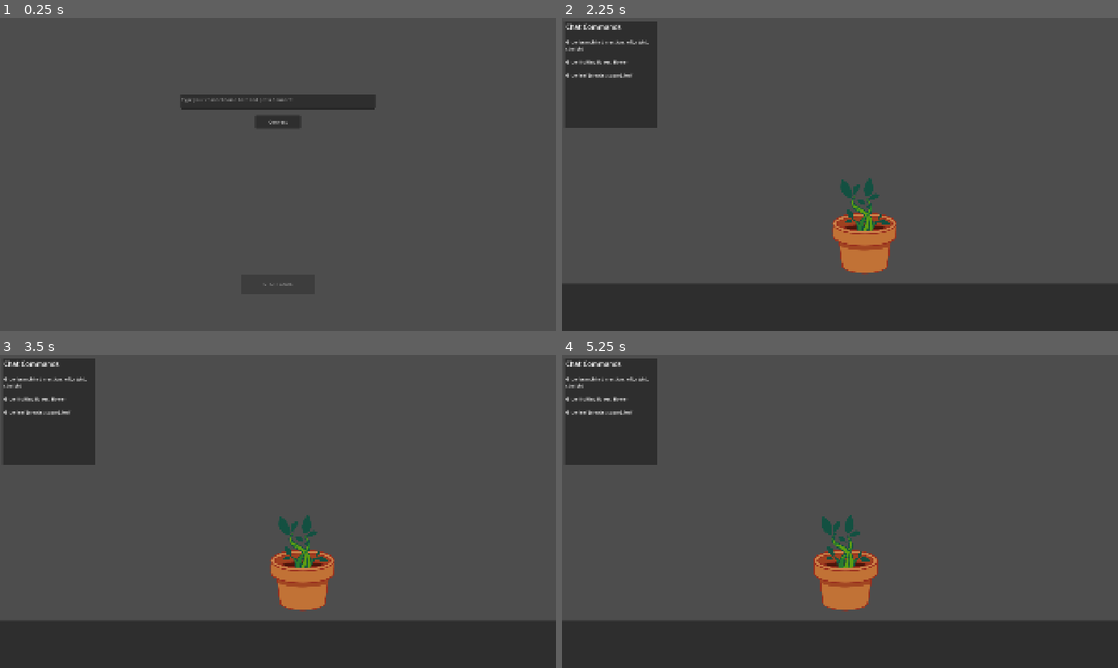
Above: before the commit, frames 1-4 (two rows, left to right).
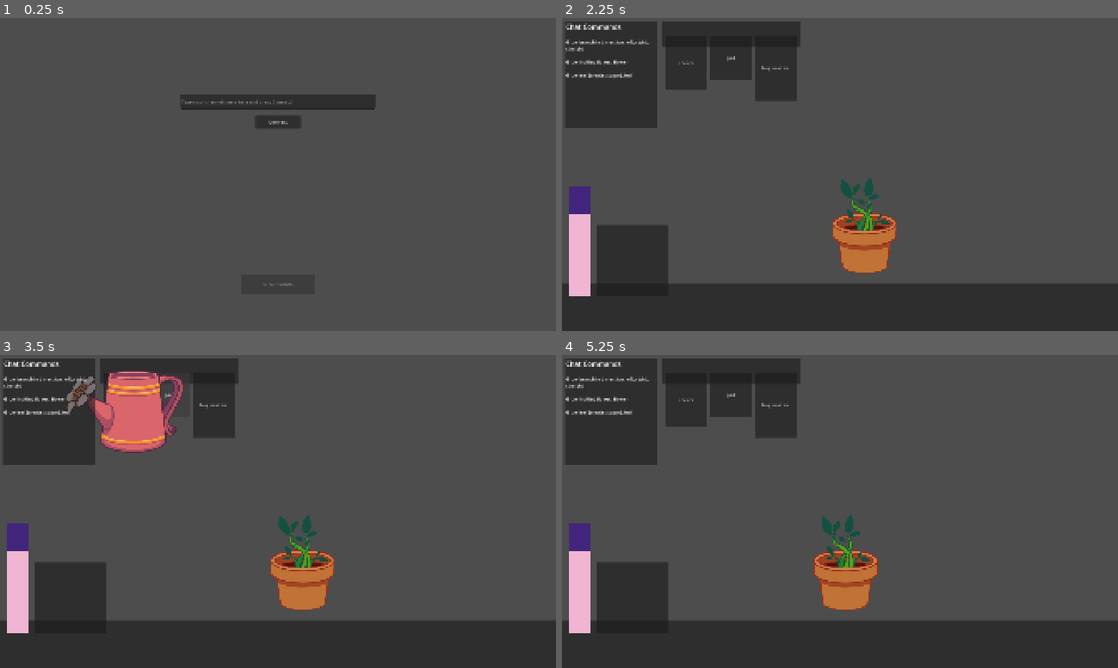
Above: after the commit, the same moments.

Repository: Fooror/backseat_jam_2026_sunny_and_frono
Game: Godot game, scene res://Menu/menu.tscn
Same seed, same stepped clock (60 frames per second), same inputs: the game is played once before the commit and once after it.
Inputs (mouse positions are in pixels of both pictures, inside the frame that each line leads up to):
- Up to frame 1 (0.25 s): no input
- Up to frame 2 (2.25 s): click (840, 102) at 0.52 s; type "Alex" at 0.6 s; click "Connect" at 1.25 s; click "START GAME" at 2 s
- Up to frame 3 (3.5 s): click (166, 395) at 2.75 s, where only the run after the commit has a clickable "pail"
- Up to frame 4 (5.25 s): click (773, 405) at 3.5 s, where only the run after the commit has a clickable "bug swatter"; click (684, 398) at 4.25 s, where only the run after the commit has a clickable "shears"; tap Enter at 5 s; move the mouse to (962, 495) at 5.02 s; press the mouse at (962, 495) at 5.03 s; hold D (moveright) from 5.03 s (still down)

The runs differ from the first frame. In frame 1, 0.2% of the frame differs, in the area x 32-53%, y 25-28%; in frame 2, 8.7%; in frame 3, 9.9%, in the area x 1-43%, y 1-89%; in frame 4, 8.7%.

Commit message:
DAY TWOOOO FROGRESS
finished watering can, started scissors, flowers able to be grown, various little ui things

Diff:
--- /dev/null
+++ b/Gamelevel/big beef.tscn
@@ -0,0 +1,47 @@
+[gd_scene format=3 uid="uid://caf4mplusgbar"]
+
+[sub_resource type="Gradient" id="Gradient_emq2r"]
+offsets = PackedFloat32Array(0)
+colors = PackedColorArray(0.2575414, 0.14431965, 0.48668343, 1)
+
+[sub_resource type="GradientTexture1D" id="GradientTexture1D_5ejfg"]
+gradient = SubResource("Gradient_emq2r")
+
+[sub_resource type="Gradient" id="Gradient_j444x"]
+offsets = PackedFloat32Array(0)
+colors = PackedColorArray(0.9383595, 0.7117323, 0.8240778, 1)
+
+[sub_resource type="GradientTexture1D" id="GradientTexture1D_vpvi2"]
+gradient = SubResource("Gradient_j444x")
+
+[node name="BigBeef" type="Control" unique_id=1798475938]
+layout_mode = 3
+anchors_preset = 0
+offset_top = -353.0
+offset_right = 450.0
+offset_bottom = 40.0
+
+[node name="TextureProgressBar" type="TextureProgressBar" parent="." unique_id=1365575368]
+layout_mode = 1
+anchors_preset = 2
+anchor_top = 1.0
+anchor_bottom = 1.0
+offset_top = -377.0
+offset_right = 73.0
+grow_vertical = 0
+max_value = 20.0
+value = 15.0
+fill_mode = 3
+nine_patch_stretch = true
+texture_under = SubResource("GradientTexture1D_5ejfg")
+texture_progress = SubResource("GradientTexture1D_vpvi2")
+
+[node name="Beefarea" type="Panel" parent="." unique_id=918347535]
+layout_mode = 1
+anchors_preset = 2
+anchor_top = 1.0
+anchor_bottom = 1.0
+offset_left = 96.0
+offset_top = -245.0
+offset_right = 342.0
+grow_vertical = 0
--- a/Gamelevel/flower.gd
+++ b/Gamelevel/flower.gd
@@ -3,9 +3,28 @@
 
 const FLOWER = preload("uid://7llkqrw6nh1o")
 @onready var sprite: Sprite2D = $Sprite
+@onready var progress_bar: ProgressBar = $ProgressBar
+@onready var area_2d: Area2D = $Area2D
 
-@export var Waterammount:float = 0
-@export var Watermax:float = 8
+@export var timer: Timer
+
+@export var Waterammount:float = 0.0
+var Watermax:float = 16.0
 
 func Bloom():
+	timer.stop()
+	area_2d.set_collision_layer_value(2,false)
+	area_2d.set_collision_layer_value(3,true)
 	sprite.texture = FLOWER
+	progress_bar.hide()
+
+func _ready() -> void:
+	progress_bar.max_value = Watermax
+	progress_bar.value = 0.0
+
+func _on_timer_timeout() -> void:
+	Waterammount += 1.0
+	print(Waterammount)
+	progress_bar.value = Waterammount
+	if progress_bar.value >= Watermax:
+		Bloom()
--- a/Gamelevel/flower.tscn
+++ b/Gamelevel/flower.tscn
@@ -6,22 +6,27 @@
 [sub_resource type="CircleShape2D" id="CircleShape2D_5ejfg"]
 radius = 17.0
 
-[node name="Flower" type="Node2D" unique_id=1320029203]
+[node name="Flower" type="Node2D" unique_id=1320029203 node_paths=PackedStringArray("timer")]
 script = ExtResource("1_qld3m")
-
-[node name="Sprite" type="Sprite2D" parent="." unique_id=120186275]
-position = Vector2(2, -14)
-texture = ExtResource("1_q4gu7")
+timer = NodePath("")
 
 [node name="ProgressBar" type="ProgressBar" parent="." unique_id=1486857697]
 offset_left = -44.0
 offset_top = 5.0
 offset_right = 44.0
 offset_bottom = 19.0
+pivot_offset = Vector2(44, -5)
 max_value = 8.0
+step = 1.0
+value = 1.0
 show_percentage = false
 
+[node name="Sprite" type="Sprite2D" parent="." unique_id=120186275]
+position = Vector2(2, -14)
+texture = ExtResource("1_q4gu7")
+
 [node name="Area2D" type="Area2D" parent="." unique_id=2139294020]
+collision_layer = 2
 collision_mask = 0
 
 [node name="CollisionShape2D" type="CollisionShape2D" parent="Area2D" unique_id=1977966934]
--- a/Gamelevel/game_level.gd
+++ b/Gamelevel/game_level.gd
@@ -25,7 +25,7 @@
 
 func chat_message_recieved(user:String,message:String):
 	for i:TreeSegment in treesegments.get_children():
-		if i.User == user.to_lower():
+		if i.User == user:
 			i.messaged(message)
 			return
 	print("new user:"+user)
--- a/Gamelevel/game_level.tscn
+++ b/Gamelevel/game_level.tscn
@@ -4,6 +4,8 @@
 [ext_resource type="Texture2D" uid="uid://dgyibmpbbx41e" path="res://images/pot_bottom.png" id="2_wiydr"]
 [ext_resource type="Texture2D" uid="uid://bh4ajwpo2jp4f" path="res://images/top.png" id="2_yavcv"]
 [ext_resource type="Texture2D" uid="uid://c0p2j0lcc1y2g" path="res://images/pot_top.png" id="4_jpbel"]
+[ext_resource type="PackedScene" uid="uid://dnloj36jl2bi0" path="res://Gamelevel/toolroster.tscn" id="4_ldrrc"]
+[ext_resource type="PackedScene" uid="uid://caf4mplusgbar" path="res://Gamelevel/big beef.tscn" id="5_ldrrc"]
 
 [node name="GameLevel" type="Node2D" unique_id=1486105889 node_paths=PackedStringArray("Camera", "Plantstart", "Planttop")]
 script = ExtResource("1_ahwja")
@@ -49,6 +51,18 @@
 grow_horizontal = 2
 grow_vertical = 0
 
+[node name="Toolroster" parent="GUI" unique_id=1343463447 instance=ExtResource("4_ldrrc")]
+offset_left = 346.0
+offset_top = 10.0
+offset_right = 824.0
+offset_bottom = 100.0
+
+[node name="BigBeef" parent="GUI" unique_id=1798475938 instance=ExtResource("5_ldrrc")]
+offset_left = 24.0
+offset_top = 567.0
+offset_right = 474.0
+offset_bottom = 960.0
+
 [node name="How To" type="Panel" parent="GUI" unique_id=2027415118]
 offset_left = 9.0
 offset_top = 10.0
--- /dev/null
+++ b/Gamelevel/toolroster.gd
@@ -0,0 +1,36 @@
+extends Panel
+class_name ToolRoster
+
+const WATERING_PAIL = preload("uid://bxvs7fc8vrxr")
+const SHEARS = preload("uid://qtr5pwipprp3")
+
+enum ToolEnums {none,pail,slap,shear}
+var Currenttool:ToolEnums = ToolEnums.none
+
+@export var Toolcontainernode:Node
+
+func _on_pail_pressed() -> void:
+	unequipall()
+	if Currenttool == ToolEnums.pail:
+		Currenttool = ToolEnums.none
+		return
+	Currenttool = ToolEnums.pail
+	Toolcontainernode.add_child(WATERING_PAIL.instantiate())
+
+func _on_slap_pressed() -> void:
+	unequipall()
+	if Currenttool == ToolEnums.slap:
+		Currenttool = ToolEnums.none
+		return
+
+func _on_shear_pressed() -> void:
+	unequipall()
+	if Currenttool == ToolEnums.shear:
+		Currenttool = ToolEnums.none
+		return
+	Currenttool = ToolEnums.shear
+	Toolcontainernode.add_child(SHEARS.instantiate())
+
+func unequipall():
+	for i in Toolcontainernode.get_children():
+		i.queue_free()
--- /dev/null
+++ b/Gamelevel/toolroster.tscn
@@ -0,0 +1,60 @@
+[gd_scene format=3 uid="uid://dnloj36jl2bi0"]
+
+[ext_resource type="Script" uid="uid://dmj5b7t2htvfy" path="res://Gamelevel/toolroster.gd" id="1_ap2ff"]
+
+[node name="Toolroster" type="Panel" unique_id=1343463447 node_paths=PackedStringArray("Toolcontainernode")]
+offset_right = 478.0
+offset_bottom = 90.0
+script = ExtResource("1_ap2ff")
+Toolcontainernode = NodePath("Node")
+
+[node name="pail" type="Button" parent="." unique_id=1514024319]
+layout_mode = 1
+anchors_preset = 8
+anchor_left = 0.5
+anchor_top = 0.5
+anchor_right = 0.5
+anchor_bottom = 0.5
+offset_left = -74.0
+offset_top = 7.0
+offset_right = 70.0
+offset_bottom = 159.0
+grow_horizontal = 2
+grow_vertical = 2
+text = "pail"
+
+[node name="slap" type="Button" parent="." unique_id=1603774209]
+layout_mode = 1
+anchors_preset = 8
+anchor_left = 0.5
+anchor_top = 0.5
+anchor_right = 0.5
+anchor_bottom = 0.5
+offset_left = 81.0
+offset_top = 6.0
+offset_right = 225.0
+offset_bottom = 230.0
+grow_horizontal = 2
+grow_vertical = 2
+text = "bug swatter"
+
+[node name="shear" type="Button" parent="." unique_id=412405044]
+layout_mode = 1
+anchors_preset = 8
+anchor_left = 0.5
+anchor_top = 0.5
+anchor_right = 0.5
+anchor_bottom = 0.5
+offset_left = -228.0
+offset_top = 7.0
+offset_right = -84.0
+offset_bottom = 194.0
+grow_horizontal = 2
+grow_vertical = 2
+text = "shears"
+
+[node name="Node" type="Node" parent="." unique_id=334378811]
+
+[connection signal="pressed" from="pail" to="." method="_on_pail_pressed"]
+[connection signal="pressed" from="slap" to="." method="_on_slap_pressed"]
+[connection signal="pressed" from="shear" to="." method="_on_shear_pressed"]
--- a/Gamelevel/tree_segment.gd
+++ b/Gamelevel/tree_segment.gd
@@ -33,10 +33,7 @@
 const Growthdirrection = [-40,40,0]
 
 const Growthprompts = ["leaf","flower"]
-var Growthdict = {
-	"leaf" = ["res://Gamelevel/leaf.tscn",leafcontainer],
-	"flower" = ["res://Gamelevel/flower.tscn",fruitcontainer]
-}
+
 const GrowthnodesPaths = ["res://Gamelevel/leaf.tscn","res://Gamelevel/flower.tscn"]
 
 var debounce:bool = false
@@ -130,6 +127,8 @@
 	match growstring:
 		"leaf":
 			leafcontainer.add_child(loadedgrowth)
+		"flower":
+			fruitcontainer.add_child(loadedgrowth)
 	loadedgrowth.global_position = node.global_position
 	var scale = randf_range(0.9,1.1)
 	loadedgrowth.scale = Vector2(scale,scale)
--- a/Gamelevel/tree_segment.tscn
+++ b/Gamelevel/tree_segment.tscn
@@ -20,6 +20,7 @@
 
 [node name="TreeSegment" type="Node2D" unique_id=765769530 node_paths=PackedStringArray("SectionTop", "Branchstartleft", "Branchstartright", "leafcontainer", "fruitcontainer")]
 script = ExtResource("1_ro40j")
+User = null
 SectionTop = NodePath("Top")
 Branchstartleft = NodePath("Leftstump/Left")
 Branchstartright = NodePath("Rightstump/Right")
--- a/Menu/menu.gd
+++ b/Menu/menu.gd
@@ -1,6 +1,7 @@
 extends Control
 
-@onready var text_edit: TextEdit = $TextEdit
+@onready var text_edit: LineEdit = $TextEdit
+
 @onready var connect: Button = $Connect
 @onready var startgamebutton: Button = $Startgame
 @onready var rich_text_label: RichTextLabel = $RichTextLabel
@@ -17,3 +18,6 @@
 
 func _on_startgame_pressed() -> void:
 	get_tree().change_scene_to_file("res://Gamelevel/game_level.tscn")
+
+func _on_text_edit_text_submitted(new_text: String) -> void:
+	Twitchhandle.Connect_chat(new_text)
--- a/Menu/menu.tscn
+++ b/Menu/menu.tscn
@@ -11,7 +11,7 @@
 grow_vertical = 2
 script = ExtResource("1_rwxi6")
 
-[node name="TextEdit" type="TextEdit" parent="." unique_id=383028026]
+[node name="TextEdit" type="LineEdit" parent="." unique_id=714944363]
 layout_mode = 1
 anchors_preset = 5
 anchor_left = 0.5
@@ -23,6 +23,7 @@
 grow_horizontal = 2
 placeholder_text = "Type your channel name here and press Connect!"
 emoji_menu_enabled = false
+backspace_deletes_composite_character_enabled = true
 
 [node name="Connect" type="Button" parent="." unique_id=728367071]
 layout_mode = 1
@@ -66,5 +67,6 @@
 scroll_active = false
 vertical_alignment = 2
 
+[connection signal="text_submitted" from="TextEdit" to="." method="_on_text_edit_text_submitted"]
 [connection signal="pressed" from="Connect" to="." method="_on_connect_pressed"]
 [connection signal="pressed" from="Startgame" to="." method="_on_startgame_pressed"]
--- /dev/null
+++ b/Tools/shears.gd
@@ -0,0 +1,40 @@
+extends Node2D
+class_name Sheers
+
+@onready var pivot: Node2D = $Pivot
+@onready var pivot_2: Node2D = $Pivot2
+var debounce:bool = false
+
+func _process(delta: float) -> void:
+	var mousepos = get_viewport().get_mouse_position()
+	global_position = mousepos
+
+func _input(event: InputEvent) -> void:
+	if debounce == true:return
+	if event.is_action_pressed("use"):
+		IsUsing(false)
+	if event.is_action_released("use"):
+		IsUsing(true)
+
+func IsUsing(b:bool):
+	debounce = true
+	var tweenspeedopen = 0.1
+	var tweenspeedclose = 0.03
+	var toptween = get_tree().create_tween()
+	toptween.set_ease(Tween.EASE_OUT)
+	var bottween = get_tree().create_tween()
+	bottween.set_ease(Tween.EASE_OUT)
+	match b:
+		true:
+			toptween.tween_property(pivot,"rotation",deg_to_rad(-10),tweenspeedopen)
+			bottween.tween_property(pivot_2,"rotation",deg_to_rad(10),tweenspeedopen)
+		false:
+			toptween.tween_property(pivot,"rotation",deg_to_rad(1.4),tweenspeedclose)
+			bottween.tween_property(pivot_2,"rotation",deg_to_rad(-1.4),tweenspeedclose)
+	debounce = false
+
+func _on_area_2d_area_entered(area: Area2D) -> void:
+	pass # Replace with function body.
+
+func _on_area_2d_area_exited(area: Area2D) -> void:
+	pass # Replace with function body.
--- /dev/null
+++ b/Tools/shears.tscn
@@ -0,0 +1,37 @@
+[gd_scene format=3 uid="uid://qtr5pwipprp3"]
+
+[ext_resource type="Texture2D" uid="uid://1fqhfs5awoia" path="res://images/scissors_bottom.png" id="1_uynv5"]
+[ext_resource type="Script" uid="uid://bv04angyowmcn" path="res://Tools/shears.gd" id="1_v7p5w"]
+[ext_resource type="Texture2D" uid="uid://ct117xs1tbhqo" path="res://images/scissors_top.png" id="2_v7p5w"]
+
+[sub_resource type="RectangleShape2D" id="RectangleShape2D_5ejfg"]
+size = Vector2(99.76312, 11.304131)
+
+[node name="Shears" type="Node2D" unique_id=1541991852]
+script = ExtResource("1_v7p5w")
+
+[node name="Pivot2" type="Node2D" parent="." unique_id=1547193356]
+position = Vector2(-70, 85)
+
+[node name="ScissorsBottom" type="Sprite2D" parent="Pivot2" unique_id=818185706]
+position = Vector2(18.5, -26.5)
+texture = ExtResource("1_uynv5")
+
+[node name="Pivot" type="Node2D" parent="." unique_id=1029249656]
+position = Vector2(-70, 85)
+
+[node name="ScissorsTop" type="Sprite2D" parent="Pivot" unique_id=1052536543]
+position = Vector2(18.5, -26.5)
+texture = ExtResource("2_v7p5w")
+
+[node name="Area2D" type="Area2D" parent="." unique_id=1147477701]
+collision_layer = 0
+collision_mask = 4
+
+[node name="CollisionShape2D" type="CollisionShape2D" parent="Area2D" unique_id=878110104]
+position = Vector2(-151.31955, 173.20573)
+rotation = -0.8084673
+shape = SubResource("RectangleShape2D_5ejfg")
+
+[connection signal="area_entered" from="Area2D" to="." method="_on_area_2d_area_entered"]
+[connection signal="area_exited" from="Area2D" to="." method="_on_area_2d_area_exited"]
--- a/Tools/watering_pail.gd
+++ b/Tools/watering_pail.gd
@@ -1,9 +1,30 @@
 extends Node2D
 
-@onready var area_2d: Area2D = $Sprite/Area2D
 @onready var sprite: Sprite2D = $Sprite
 @onready var particles: GPUParticles2D = $Sprite/GPUParticles2D
+@onready var water: Node2D = $Water
+@onready var line_2d: Line2D = $Water/Line2D
+@onready var area_2d: Area2D = $Area2D
 
+@onready var waterskeleton: Node2D = $Waterskeleton
+@onready var _4: CollisionShape2D = $"Area2D/4"
+@onready var _3: CollisionShape2D = $"Area2D/3"
+@onready var _2: CollisionShape2D = $"Area2D/2"
+@onready var _1: CollisionShape2D = $"Area2D/1"
+
+@onready var mark_5: Marker2D = $"Waterskeleton/5"
+@onready var mark_4: Marker2D = $"Waterskeleton/4"
+@onready var mark_3: Marker2D = $"Waterskeleton/3"
+@onready var mark_2: Marker2D = $"Waterskeleton/2"
+@onready var mark_1: Marker2D = $"Waterskeleton/1"
+
+@onready var timer: Timer = $Timer
+
+var Wateringplants:Array[Node2D] = []
+
+func _ready() -> void:
+	line_2d.width = 0
+	line_2d.hide()
 
 func _input(event: InputEvent) -> void:
 	if event.is_action_pressed("use"):
@@ -12,15 +33,40 @@
 		IsUsing(false)
 
 func _physics_process(delta: float) -> void:
+	waterskeleton.position = water.global_position
 	global_position = get_viewport().get_mouse_position()
+	_4.global_position = _4.global_position.lerp(mark_4.global_position,delta *6)
+	_3.global_position = _3.global_position.lerp(mark_3.global_position,delta *12)
+	_2.global_position = _2.global_position.lerp(mark_2.global_position,delta *24)
+	_1.global_position = _1.global_position.lerp(mark_1.global_position,delta *80)
+
+	line_2d.set_point_position(0,line_2d.to_local(water.global_position))
+	line_2d.set_point_position(1,line_2d.get_point_position(1).lerp(line_2d.to_local(mark_1.global_position),delta *80))
+	line_2d.set_point_position(2,line_2d.get_point_position(2).lerp(line_2d.to_local(mark_2.global_position),delta *24))
+	line_2d.set_point_position(3,line_2d.get_point_position(3).lerp(line_2d.to_local(mark_3.global_position),delta *12))
+	line_2d.set_point_position(4,line_2d.get_point_position(4).lerp(line_2d.to_local(mark_4.global_position),delta *6))
+	line_2d.set_point_position(5,line_2d.get_point_position(5).lerp(line_2d.to_local(mark_5.global_position),delta *4))
 
 func IsUsing(b:bool):
 	var tweentime = 0.14
+	particles.emitting = b
 	area_2d.monitoring = b
-	particles.emitting = b
 	var pailtween = get_tree().create_tween()
-	pailtween.set_ease(Tween.EASE_IN_OUT)
+	pailtween.set_ease(Tween.EASE_OUT)
+	var waterthictween = get_tree().create_tween()
+	waterthictween.set_ease(Tween.EASE_OUT)
 	if b == true:
+		line_2d.show()
 		pailtween.tween_property(self,"rotation",deg_to_rad(-60),tweentime)
+		waterthictween.tween_property(line_2d,"width",1.2,tweentime)
 	else:
 		pailtween.tween_property(self,"rotation",deg_to_rad(0),tweentime)
+		await waterthictween.tween_property(line_2d,"width",0,tweentime).finished
+		line_2d.hide()
+
+func _on_area_2d_area_entered(area: Area2D) -> void:
+	print("entered")
+	area.get_parent().timer.start(0.3)
+
+func _on_area_2d_area_exited(area: Area2D) -> void:
+	area.get_parent().timer.stop()
--- /dev/null
+++ b/Tools/watering_pail.tres
@@ -0,0 +1,12 @@
+[gd_resource type="VisualShader" format=3 uid="uid://bsvymwejj26dv"]
+
+[sub_resource type="NoiseTexture2D" id="NoiseTexture2D_n0wkc"]
+
+[sub_resource type="VisualShaderNodeTexture" id="VisualShaderNodeTexture_n0wkc"]
+texture = SubResource("NoiseTexture2D_n0wkc")
+
+[resource]
+mode = 1
+flags/light_only = false
+nodes/fragment/2/node = SubResource("VisualShaderNodeTexture_n0wkc")
+nodes/fragment/2/position = Vector2(-180, 100)
--- a/Tools/watering_pail.tscn
+++ b/Tools/watering_pail.tscn
@@ -1,15 +1,32 @@
 [gd_scene format=3 uid="uid://bxvs7fc8vrxr"]
 
 [ext_resource type="Script" uid="uid://we08ctnxknng" path="res://Tools/watering_pail.gd" id="1_k3k6m"]
+[ext_resource type="Texture2D" uid="uid://dpbnra5ofqoql" path="res://images/watering_can.png" id="2_oo887"]
 
-[sub_resource type="Gradient" id="Gradient_oo887"]
+[sub_resource type="CircleShape2D" id="CircleShape2D_k3k6m"]
+radius = 151.43425
 
-[sub_resource type="GradientTexture1D" id="GradientTexture1D_krjp8"]
-gradient = SubResource("Gradient_oo887")
+[sub_resource type="CircleShape2D" id="CircleShape2D_oo887"]
+radius = 107.39758
+
+[sub_resource type="CircleShape2D" id="CircleShape2D_krjp8"]
+radius = 65.358086
+
+[sub_resource type="CircleShape2D" id="CircleShape2D_461ys"]
+radius = 34.989044
+
+[sub_resource type="Curve" id="Curve_5ejfg"]
+_limits = [0.0, 2.0, 0.0, 1.0]
+_data = [Vector2(0.0074441656, 0.15476203), 0.0, 2.593308, 0, 0, Vector2(1, 1.8690478), 0.54829836, 0.0, 0, 0]
+point_count = 2
+
+[sub_resource type="Gradient" id="Gradient_61gfd"]
+offsets = PackedFloat32Array(0, 0.04255319, 0.690411, 1)
+colors = PackedColorArray(0.45999998, 0.89199984, 1, 0, 0.45999998, 0.89199984, 1, 0.7882353, 0.41000003, 0.70500004, 1, 0.6784314, 0.41000003, 0.70500004, 1, 0)
 
 [sub_resource type="Gradient" id="Gradient_f2w5n"]
 offsets = PackedFloat32Array(0.56639564, 0.6314363)
-colors = PackedColorArray(0.25739998, 0.56225, 0.78, 1, 0.25739998, 0.56225, 0.78, 0)
+colors = PackedColorArray(1, 1, 1, 1, 1, 1, 1, 0)
 
 [sub_resource type="GradientTexture2D" id="GradientTexture2D_oo887"]
 gradient = SubResource("Gradient_f2w5n")
@@ -17,11 +34,8 @@
 fill_from = Vector2(0.5, 0.5)
 fill_to = Vector2(1, 0.48290598)
 
-[sub_resource type="Gradient" id="Gradient_461ys"]
-colors = PackedColorArray(1, 1, 1, 1, 5.0055983e-06, 0.70303285, 0.9702683, 1)
-
 [sub_resource type="GradientTexture1D" id="GradientTexture1D_61gfd"]
-gradient = SubResource("Gradient_461ys")
+gradient = SubResource("Gradient_61gfd")
 
 [sub_resource type="Curve" id="Curve_k3k6m"]
 _limits = [0.0, 2.0, 0.0, 1.0]
@@ -36,87 +50,96 @@
 direction = Vector3(-1, 0, 0)
 initial_velocity_min = 287.91
 initial_velocity_max = 287.91
-gravity = Vector3(0, 400, 0)
+gravity = Vector3(0, 900, 0)
 scale_curve = SubResource("CurveTexture_krjp8")
 color_ramp = SubResource("GradientTexture1D_61gfd")
-
-[sub_resource type="Curve" id="Curve_5ejfg"]
-_limits = [0.0, 2.0, 0.0, 1.0]
-_data = [Vector2(0.0074441656, 0.15476203), 0.0, 2.593308, 0, 0, Vector2(1, 1.5833335), -0.04877801, 0.0, 0, 0]
-point_count = 2
-
-[sub_resource type="Gradient" id="Gradient_61gfd"]
-offsets = PackedFloat32Array(0, 0.690411, 1)
-colors = PackedColorArray(0.4624663, 0.89222246, 0.9999997, 1, 0.40696925, 0.70493585, 1, 1, 0.41000003, 0.70500004, 1, 0)
-
-[sub_resource type="RectangleShape2D" id="RectangleShape2D_vpvi2"]
-
-[sub_resource type="RectangleShape2D" id="RectangleShape2D_61gfd"]
-size = Vector2(118.232315, 155.38797)
 
 [node name="Watering Pail" type="Node2D" unique_id=479279742]
 script = ExtResource("1_k3k6m")
 
-[node name="Sprite" type="Sprite2D" parent="." unique_id=520777179]
-position = Vector2(-118.99999, 0)
-scale = Vector2(0.72265625, 155.5)
-texture = SubResource("GradientTexture1D_krjp8")
+[node name="Timer" type="Timer" parent="." unique_id=1434744838]
+wait_time = 0.3
 
-[node name="GPUParticles2D" type="GPUParticles2D" parent="Sprite" unique_id=53268605]
-visible = false
-position = Vector2(-261.5351, -0.46945336)
-scale = Vector2(1.3837837, 0.006430868)
-amount = 12
-texture = SubResource("GradientTexture2D_oo887")
-trail_lifetime = 0.7
-process_material = SubResource("ParticleProcessMaterial_5ejfg")
+[node name="Area2D" type="Area2D" parent="." unique_id=686579616]
+top_level = true
+position = Vector2(-317, -8)
+scale = Vector2(0.9999999, 1)
+collision_layer = 0
+collision_mask = 2
+monitoring = false
+monitorable = false
 
-[node name="Sprite2D2" type="Sprite2D" parent="Sprite" unique_id=767536039]
-position = Vector2(157.75136, -0.2122187)
-rotation = -0.004248485
-scale = Vector2(0.089743935, 74.593765)
-skew = -1.5614805
-texture = SubResource("GradientTexture1D_krjp8")
+[node name="4" type="CollisionShape2D" parent="Area2D" unique_id=2116674121]
+top_level = true
+position = Vector2(282, 271.09436)
+rotation = -0.44670376
+shape = SubResource("CircleShape2D_k3k6m")
 
-[node name="Sprite2D3" type="Sprite2D" parent="Sprite" unique_id=1812373610]
-position = Vector2(168.82161, 0.16720258)
-rotation = 0.006308438
-scale = Vector2(0.07211914, 89.00841)
-skew = 1.5610613
-texture = SubResource("GradientTexture1D_krjp8")
+[node name="3" type="CollisionShape2D" parent="Area2D" unique_id=445370902]
+top_level = true
+position = Vector2(430.9338, 198.00002)
+rotation = -0.44729972
+shape = SubResource("CircleShape2D_oo887")
 
-[node name="Sprite2D4" type="Sprite2D" parent="Sprite" unique_id=612489099]
-position = Vector2(-188.19458, -0.2636656)
-rotation = -0.0087999925
-scale = Vector2(0.12996206, 153.8372)
-skew = -1.5595447
-texture = SubResource("GradientTexture1D_krjp8")
+[node name="2" type="CollisionShape2D" parent="Area2D" unique_id=1030532911]
+top_level = true
+position = Vector2(549.9339, 140.00003)
+rotation = -0.44672388
+shape = SubResource("CircleShape2D_krjp8")
 
-[node name="Node2D" type="Node2D" parent="." unique_id=1623831898]
+[node name="1" type="CollisionShape2D" parent="Area2D" unique_id=1444208032]
+top_level = true
+position = Vector2(625.93396, 104)
+rotation = -0.44672388
+shape = SubResource("CircleShape2D_461ys")
 
-[node name="Line2D" type="Line2D" parent="Node2D" unique_id=655773143]
-position = Vector2(-309, -74)
-rotation = -0.4473716
+[node name="Water" type="Node2D" parent="." unique_id=1623831898]
+position = Vector2(-317, -8)
+
+[node name="Line2D" type="Line2D" parent="Water" unique_id=655773143]
+top_level = true
+position = Vector2(-0.08312988, -0.106170654)
+rotation = -1.3196384
 scale = Vector2(0.7226562, 155.5)
-points = PackedVector2Array(5.5351563, 0, -174.99658, 0, -356.0068, 2.3841858e-07, -595.02704, 0, -741.70807, 0)
-width = 0.815
+points = PackedVector2Array(5.5351563, 0, -58.18405, -0.0013513565, -174.99658, 0, -357.1382, -0.0046237707, -586.7302, 0.0041148663, -741.70807, 0)
+width = 1.2
 width_curve = SubResource("Curve_5ejfg")
 default_color = Color(0.44, 0.804, 1, 1)
 gradient = SubResource("Gradient_61gfd")
 begin_cap_mode = 2
 
-[node name="Area2D" type="Area2D" parent="Node2D" unique_id=686579616]
-position = Vector2(-211.99998, 23)
-scale = Vector2(0.9999999, 1)
-monitoring = false
+[node name="Waterskeleton" type="Node2D" parent="." unique_id=1369416734]
+top_level = true
+position = Vector2(-317, -8)
 
-[node name="CollisionShape2D" type="CollisionShape2D" parent="Node2D/Area2D" unique_id=2116674121]
-position = Vector2(-485.00006, 91)
-rotation = -0.49161288
-scale = Vector2(11.277137, 9.931898)
-shape = SubResource("RectangleShape2D_vpvi2")
+[node name="1" type="Marker2D" parent="Waterskeleton" unique_id=162255532]
+position = Vector2(-11, 39)
 
-[node name="CollisionShape2D2" type="CollisionShape2D" parent="Node2D/Area2D" unique_id=445370902]
-position = Vector2(-328.5224, 13.875233)
-rotation = -0.49950188
-shape = SubResource("RectangleShape2D_61gfd")
+[node name="2" type="Marker2D" parent="Waterskeleton" unique_id=309515243]
+position = Vector2(-31, 121)
+
+[node name="3" type="Marker2D" parent="Waterskeleton" unique_id=1342103234]
+position = Vector2(-64, 245)
+
+[node name="4" type="Marker2D" parent="Waterskeleton" unique_id=1985093250]
+position = Vector2(-101, 407)
+
+[node name="5" type="Marker2D" parent="Waterskeleton" unique_id=1824256772]
+position = Vector2(-123, 501)
+
+[node name="Sprite" type="Sprite2D" parent="." unique_id=779401910]
+position = Vector2(-152, 56)
+texture = ExtResource("2_oo887")
+
+[node name="GPUParticles2D" type="GPUParticles2D" parent="Sprite" unique_id=53268605]
+visible = false
+position = Vector2(-155.99997, -129)
+scale = Vector2(0.99999994, 1)
+amount = 12
+texture = SubResource("GradientTexture2D_oo887")
+lifetime = 0.6
+trail_lifetime = 0.7
+process_material = SubResource("ParticleProcessMaterial_5ejfg")
+
+[connection signal="area_entered" from="Area2D" to="." method="_on_area_2d_area_entered"]
+[connection signal="area_exited" from="Area2D" to="." method="_on_area_2d_area_exited"]
--- a/project.godot
+++ b/project.godot
@@ -62,6 +62,12 @@
 ]
 }
 
+[layer_names]
+
+2d_physics/layer_1="object collisions"
+2d_physics/layer_2="waterable"
+2d_physics/layer_3="cutable"
+
 [physics]
 
 3d/physics_engine="Jolt Physics"
Not shown, added: Gamelevel/toolroster.gd.uid
Not shown, added: Tools/shears.gd.uid
Binary file added: images/swatta.png
Not shown, added: images/swatta.png.import
Binary file added: images/watering_can.png
Not shown, added: images/watering_can.png.import
